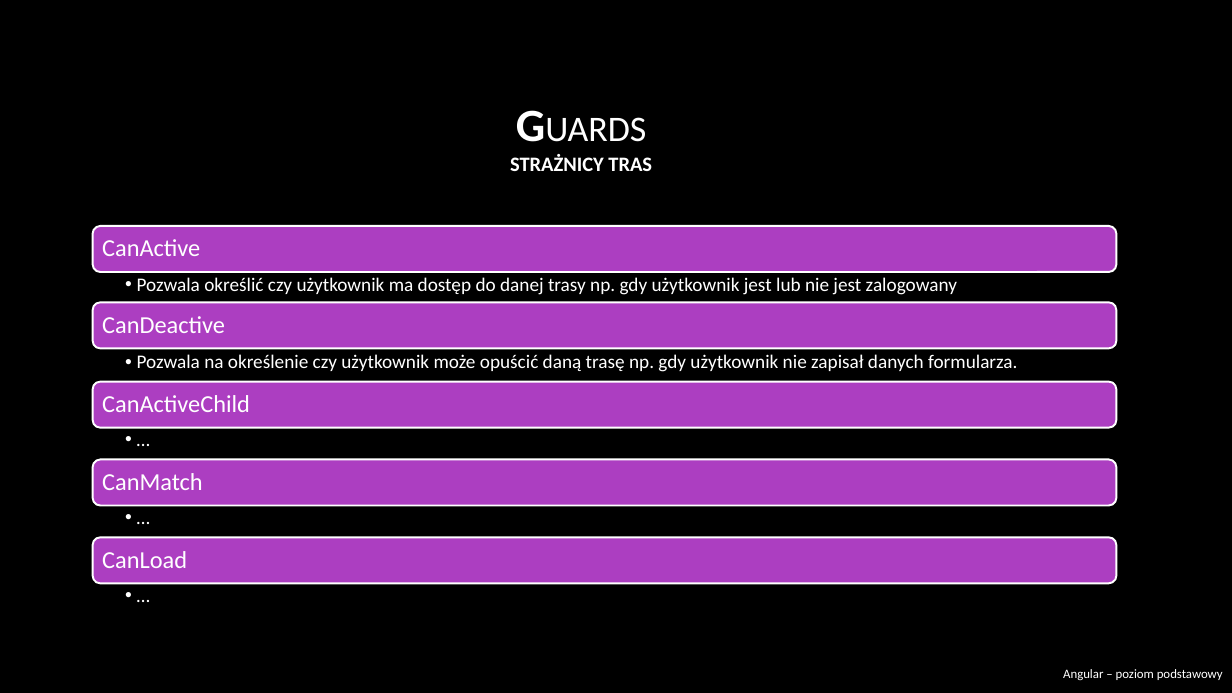
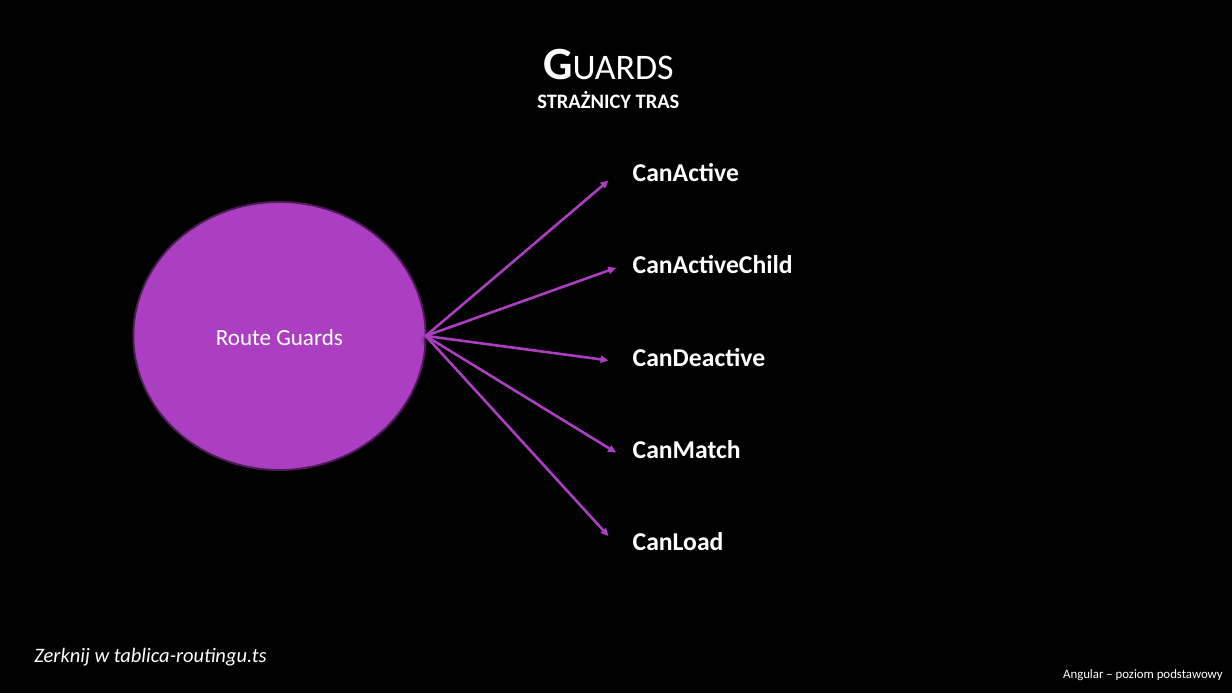
Before and after one commit to RafalSzczuka/angular-course-pfr, a slide deck: slide 17 of prezentacja/prezentacja/Angular beginner.pptx. Drawn at 1232x693 pixels with LibreOffice and Linux fonts; fonts in the diff are those of the drawing; background and template pictures are left out. Boxes give left, top, right and bottom in pixels: in the first picture for what was removed or moved away, otherwise in the second. Text is boxed around its words. In the diff, an @@ line names an element or a change of style, - is before the commit and + after.

```diff
--- a/prezentacja/prezentacja/Angular beginner.pptx
+++ b/prezentacja/prezentacja/Angular beginner.pptx
@@ title "GUARDS STRAŻNICY TRAS": place and size @@
-title "GUARDS STRAŻNICY TRAS" at <box>510,154,652,171</box>
+title "GUARDS STRAŻNICY TRAS" at <box>537,91,680,108</box>
@@ text added at <box>633,163,793,550</box>, 20 pt, text #FFFFFF, bold @@
+CanActive
+CanActiveChild
+CanDeactive
+CanMatch
+CanLoad
@@ ellipse added at <box>133,201,425,470</box>, fill #AC3EC1, outline #4B1B55 1.5 pt, 18 pt, text #FFFFFF @@
+Route Guards
@@ arrow added from (426, 336) to (608, 181), #AC3EC1 2 pt @@
@@ arrow added from (426, 336) to (616, 268), #AC3EC1 2 pt @@
@@ arrow added from (426, 336) to (608, 360), #AC3EC1 2 pt @@
@@ arrow added from (426, 336) to (616, 453), #AC3EC1 2 pt @@
@@ arrow added from (426, 336) to (608, 536), #AC3EC1 2 pt @@
@@ group removed at <box>92,226,1116,615</box>: 10 texts, 5 rounded rectangles @@
-CanActive
-  • Pozwala określić czy użytkownik ma dostęp do danej trasy np. gdy użytkownik jest lub nie jest zalogowany
-CanDeactive
-  • Pozwala na określenie czy użytkownik może opuścić daną trasę np. gdy użytkownik nie zapisał danych formularza.
-CanActiveChild
-  • …
-CanMatch
-  • …
-CanLoad
-  • …
@@ text added at <box>34,647,267,666</box>, 16 pt, text #FFFFFF, italic @@
+Zerknij w tablica-routingu.ts
```
Also in this commit, not shown: 16 other slides changed, 2 slides added, 3 slides removed, 2 other files.
